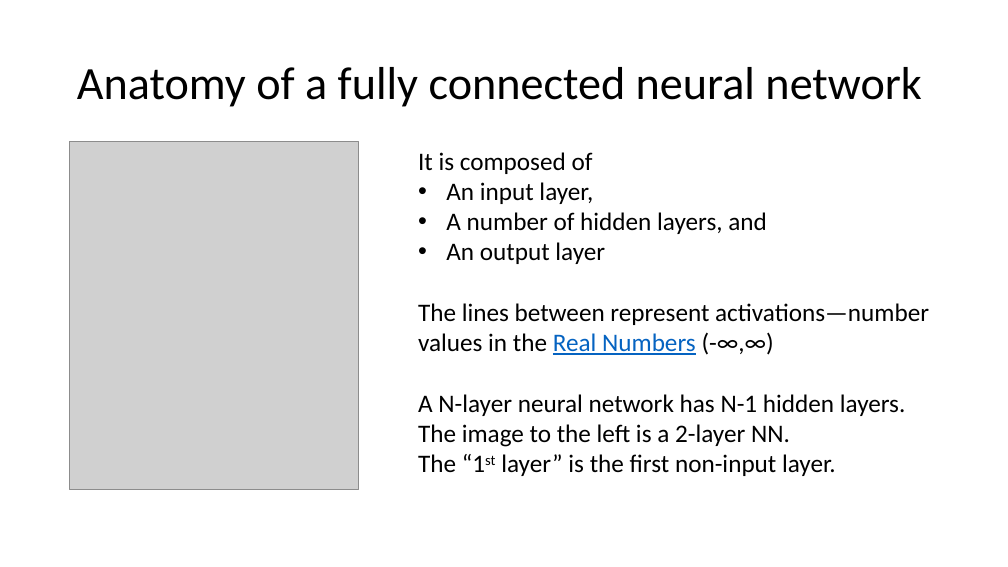
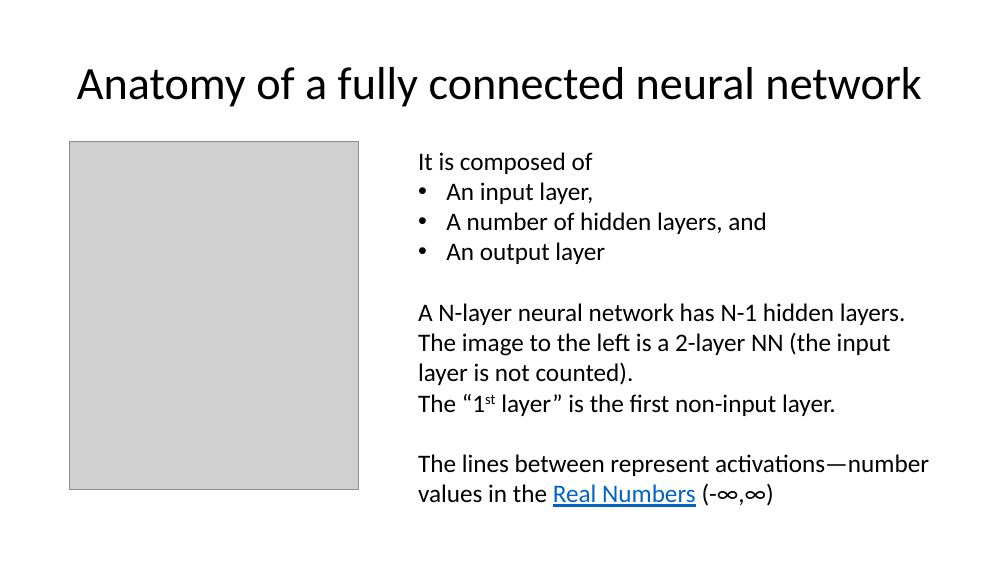
Before and after one commit to snyderjo/Neural-Network-Presentation, a slide deck: slide 7 of firstPart/Neural Networks - pt 1.pptx (slide 6 before the commit). Drawn at 1008x567 pixels with LibreOffice and Linux fonts; fonts in the diff are those of the drawing; grey boxes stand for pictures. Boxes give left, top, right and bottom in pixels: in the first picture for what was removed or moved away, otherwise in the second. Text is boxed around its words. In the diff, an @@ line names an element or a change of style, - is before the commit and + after.

```diff
--- a/firstPart/Neural Networks - pt 1.pptx
+++ b/firstPart/Neural Networks - pt 1.pptx
@@ text at box(418, 303, 906, 416): paragraphs added @@
+A N-layer neural network has N-1 hidden layers.
+The image to the left is a 2-layer NN (the input layer is not counted).
+The “1st layer” is the first non-input layer.
@@ text at box(418, 394, 906, 476): paragraphs removed @@
-A N-layer neural network has N-1 hidden layers.
-The image to the left is a 2-layer NN.
-The “1st layer” is the first non-input layer.
```
Also in this commit, not shown: 10 other slides changed, 3 slides added, 1 other file.
